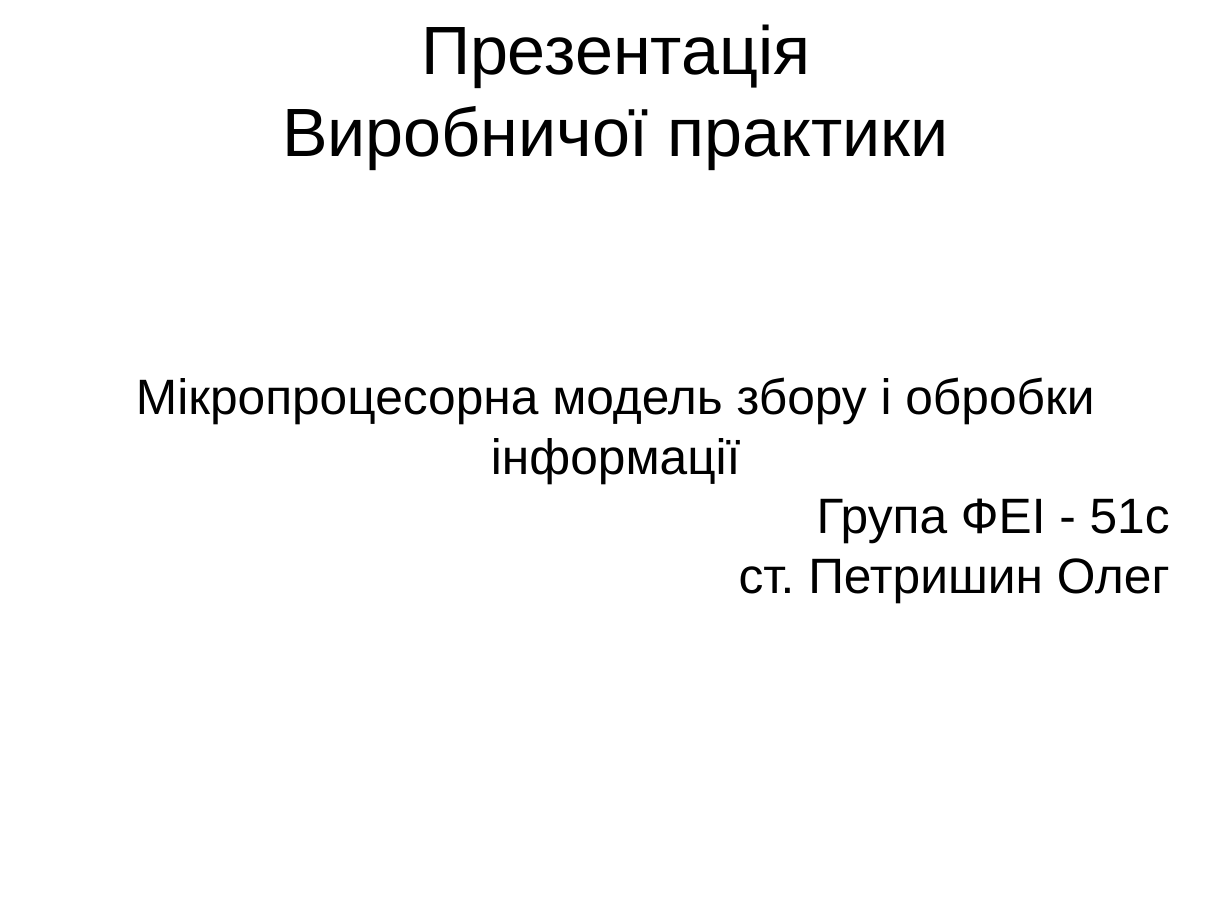
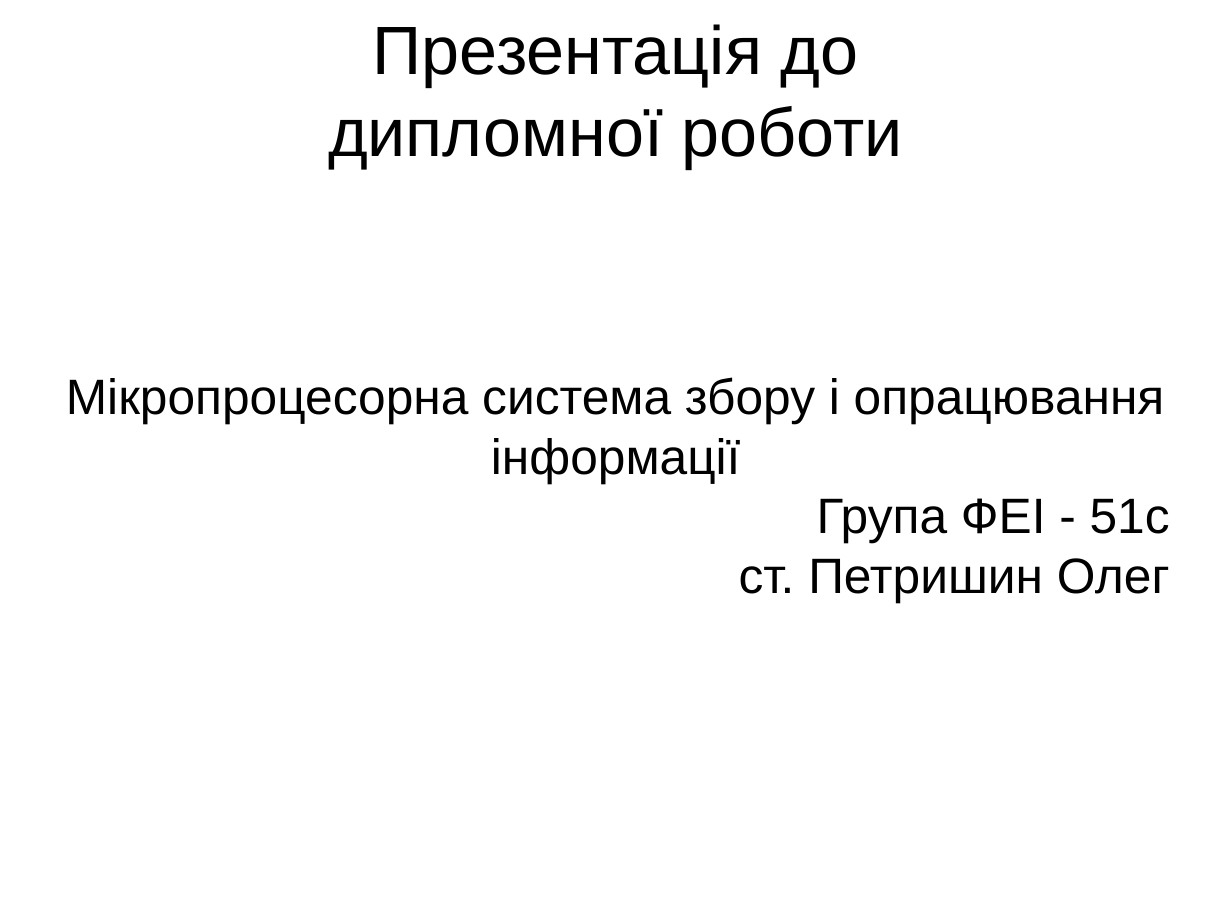
Before and after one commit to aspirine92/Dyplom, a slide deck: slide 1 of Презентація.odp. Drawn at 1232x924 pixels with LibreOffice and Linux fonts; fonts in the diff are those of the drawing; background and template pictures are left out. Boxes give left, top, right and bottom in pixels: in the first picture for what was removed or moved away, otherwise in the second. Text is boxed around its words. In the diff, an @@ line names an element or a change of style, - is before the commit and + after.

```diff
--- a/Презентація.odp
+++ b/Презентація.odp
@@ title at (328, 24, 903, 168): text changed @@
-Презентація
-Виробничої практики
+Презентація до
+дипломної роботи
@@ subtitle at (66, 377, 1165, 483): text changed @@
-Мікропроцесорна модель збору і обробки інформації
+Мікропроцесорна система збору і опрацювання інформації
```
Also in this commit, not shown: 1 other slide changed, 1 slide added, 1 other file.
